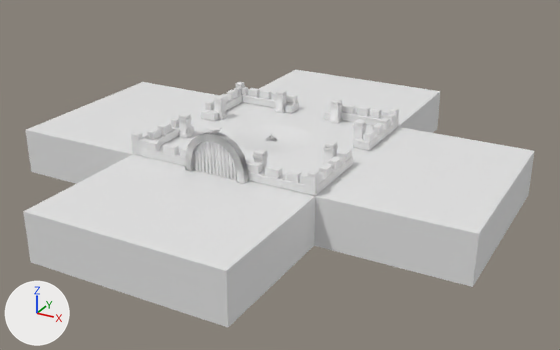
The FBX model Assets/Models/Walls/Rooftop_Base_Z.fbx, before and after one commit.
One viewpoint serves both versions: a camera (50 mm lens) standing at (23.6, -41.6, 18.4) and looking at (-2.3, 5.4, -5.1). Lighting does not change. The marker at lower left points along +X, +Y and +Z. The first picture is the older version. Materials are left out; every surface is plain grey. Where no turn or scale is listed for an object, it has been applied to the vertices. Vertices at exactly the same position are counted once.

Names of what the first picture shows: 'Rooftop_Base_Z', 'Rooftop_Base_Z_Gate.000', 'Rooftop_Base_Z_Round_Gate.000', 'Rooftop_Base_Z_Round_Gate.000_cell.001', 'Rooftop_Base_Z_Round_Gate.000_cell.002', 'Rooftop_Base_Z_Round_Gate.000_cell.005', 'Rooftop_Base_Z_Round_Gate.000_cell.006', 'Rooftop_Base_Z_Round_Gate.000_cell.007', 'Rooftop_Base_Z_Round_Gate.000_cell.008', 'Rooftop_Base_Z_Round_Gate.000_cell.009', 'Rooftop_Base_Z_Round_Gate.000_cell.011'.
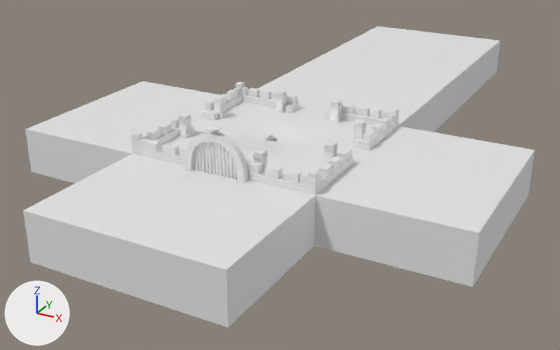
Not visible in the pictures: 'Rooftop_Base_Z_Round_Gate.000_cell', 'Rooftop_Base_Z_Round_Gate.000_cell.003'.

Patch to the scene script:
```diff
--- a/Assets/Models/Walls/Rooftop_Base_Z.fbx.py
+++ b/Assets/Models/Walls/Rooftop_Base_Z.fbx.py
@@ me_rooftop_base_z_008 @@
 # verts and faces of me_rooftop_base_z_008; kept vertices keep their numbers, new ones are numbered from 1466
-me_rooftop_base_z_008.from_pydata(...)  # 1466 vertices, 1202 faces; spans x -15.6..15.6, y -15.6..15.6, z -3.2..1.5
+me_rooftop_base_z_008.from_pydata(...)  # 1482 vertices, 1226 faces; spans x -15.6..15.6, y -15.6..34.0, z -3.2..1.5
+# me_rooftop_base_z_008 part 1
+delete_vertices([1425, 1426, 1429, 1430, 1455, 1456, 1458, 1459])  # with the faces that use them
+faces += [(0, 1428, 1427, 1), (1, 1427, 1431, 1319), (0, 1318, 1432, 1428), (1318, 1319, 1431, 1432), (1314, 1454, 1461, 1315), (1315, 1461, 1460, 1325)]
+faces += [(1314, 1324, 1457, 1454), (1324, 1325, 1460, 1457)]
+# me_rooftop_base_z_008 part 2
+# 1 face is deleted
+# 24 vertices are added at x -6.4..6.4, y 18.7..34.0, z -3.2..0.0
+# 25 new faces join them
@@ ob_rooftop_base_z_round_gate_000_cell_008 @@
-ob_rooftop_base_z_round_gate_000_cell_008 = bpy.data.objects.new('Rooftop_Base_Z_Round_Gate.000_cell.008', me_rooftop_base_z_round_gate_000_cell_007)
@@ ob_rooftop_base_z_round_gate_000_cell_006 @@
-ob_rooftop_base_z_round_gate_000_cell_006 = bpy.data.objects.new('Rooftop_Base_Z_Round_Gate.000_cell.006', me_rooftop_base_z_round_gate_000_cell_005)
@@ ob_rooftop_base_z_round_gate_000_cell_011 @@
-ob_rooftop_base_z_round_gate_000_cell_011 = bpy.data.objects.new('Rooftop_Base_Z_Round_Gate.000_cell.011', me_rooftop_base_z_round_gate_000_cell_010)
@@ ob_rooftop_base_z_round_gate_000_cell_009 @@
-ob_rooftop_base_z_round_gate_000_cell_009 = bpy.data.objects.new('Rooftop_Base_Z_Round_Gate.000_cell.009', me_rooftop_base_z_round_gate_000_cell_008)
@@ ob_rooftop_base_z_round_gate_000_cell_001 @@
-ob_rooftop_base_z_round_gate_000_cell_001 = bpy.data.objects.new('Rooftop_Base_Z_Round_Gate.000_cell.001', me_rooftop_base_z_round_gate_000_cell_013)
@@ ob_rooftop_base_z_round_gate_000_cell @@
-ob_rooftop_base_z_round_gate_000_cell = bpy.data.objects.new('Rooftop_Base_Z_Round_Gate.000_cell', me_rooftop_base_z_round_gate_000_cell_012)
@@ ob_rooftop_base_z_round_gate_000_cell_007 @@
-ob_rooftop_base_z_round_gate_000_cell_007 = bpy.data.objects.new('Rooftop_Base_Z_Round_Gate.000_cell.007', me_rooftop_base_z_round_gate_000_cell_006)
@@ ob_rooftop_base_z_round_gate_000_cell_003 @@
-ob_rooftop_base_z_round_gate_000_cell_003 = bpy.data.objects.new('Rooftop_Base_Z_Round_Gate.000_cell.003', me_rooftop_base_z_round_gate_000_cell_002)
@@ ob_rooftop_base_z_round_gate_000_cell_002 @@
-ob_rooftop_base_z_round_gate_000_cell_002 = bpy.data.objects.new('Rooftop_Base_Z_Round_Gate.000_cell.002', me_rooftop_base_z_round_gate_000_cell_001)
@@ ob_rooftop_base_z_round_gate_000_cell_005 @@
-ob_rooftop_base_z_round_gate_000_cell_005 = bpy.data.objects.new('Rooftop_Base_Z_Round_Gate.000_cell.005', me_rooftop_base_z_round_gate_000_cell_004)
```

What differs and where, as boxes (x1, y1, x2, y2) in the pictures (560 x 350 px; the box of a moved part takes in the faces that stretch with it):
'Rooftop_Base_Z', reshaped (17% taller): before (23, 70, 535, 327); after (23, 26, 535, 327)
'Rooftop_Base_Z_Round_Gate.000_cell.005', deleted: before (199, 134, 212, 143)
'Rooftop_Base_Z_Round_Gate.000_cell.002', deleted: before (187, 144, 197, 154)
'Rooftop_Base_Z_Round_Gate.000_cell.001', deleted: before (225, 136, 243, 157)
'Rooftop_Base_Z_Round_Gate.000_cell.011', deleted: before (213, 135, 227, 147)
'Rooftop_Base_Z_Round_Gate.000_cell.008', deleted: before (185, 152, 195, 171)
'Rooftop_Base_Z_Round_Gate.000_cell.007', deleted: before (190, 136, 201, 148)
'Rooftop_Base_Z_Round_Gate.000_cell.009', deleted: before (233, 153, 248, 177)
'Rooftop_Base_Z_Round_Gate.000_cell.006', deleted: before (207, 132, 223, 140)
part 1 of me_rooftop_base_z_008, moved or reshaped: (64, 134, 487, 297) in both
part 2 of me_rooftop_base_z_008, built on: after (296, 26, 500, 129)
